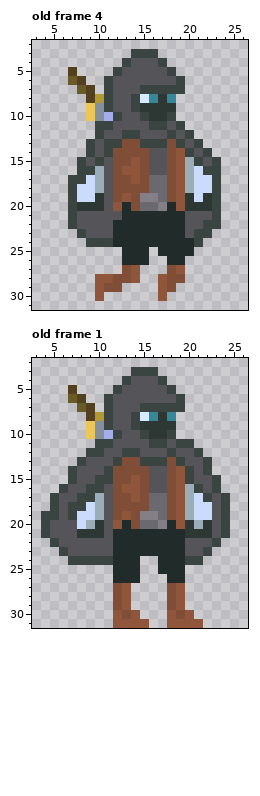
Two versions of one pixel-art file, 2D Game/Assets/Sprites/Player/NewPlayer/Adventurer-Jump.aseprite. This is how it looked before the edit.
32x32 pixels, 7 frames. Pixels under 10% opacity are left out. Colours within 5 levels of each other are drawn and written as one. Shown: old frame 4: x 3..26, y 2..31; old frame 1: x 3..26, y 2..31. The commit also changed other frames, which this record leaves out.
The result:
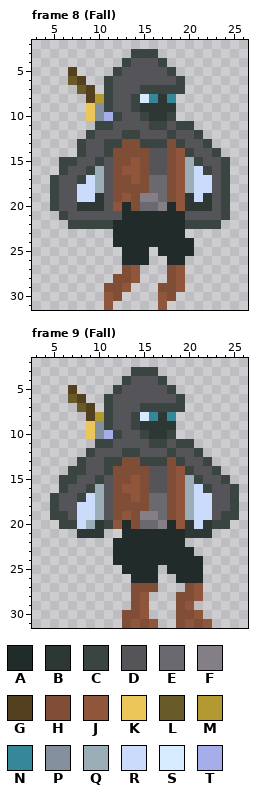
Palette (. is transparent): A #212b2a  B #2d3835  C #3a4542  D #555459  E #6b6970  F #847e87  G #52401e  H #804d36  J #8f563b  K #ebc659  L #695b27  M #b39932  N #368899  P #85909f  Q #9badb7  R #cbdbfc  S #d6ebff  T #a5aeea
A new or re-ordered frame is compared with the old frame closest to it.
What changed:
frames 7 -> 12
Changed rows in their new state; - is an unchanged pixel.
Frame 8 (Fall) is new; against old frame 4:
first column x 5:
11 ---------------C----
12 ----CD---------DC---
13 ---CD-----------DC--
14 ---CD------------DC-
15 -CCD--------------DC
16 -CDD--------------DC
17 CDD---------------DC
18 CDD---------------DC
19 CDD---------------DC
20 CDD---------------DC
21 -CD---------------DC
22 ---CCCC--------CC---
23 ---....--------...--
24 ----...---------.---
first column x 10:
28 ..-----.-J
29 .--J---H-J
30 .JH-----H-
31 -J-----J--
Frame 9 (Fall) is new; against old frame 1:
first column x 4:
12 ------D---------------
13 -------C--------------
14 ----C-------------DC--
15 --C----D--------QC-DC-
16 ------Q----------RCDDC
17 -----R------------R-DC
18 ---DR---------------DC
19 .-CD-----------------C
20 ..CC---C---------R-C--
21 ....---..----------..-
22 -.......--------....--
23 --......--------A..---
24 ---.....---AA---AA----
25 --------.--AA.--AA----
26 --------..-AA-.-AA----
27 --------..HHH-..HJ----
28 --------..HJ--.HHJ----
29 --------..HJ--.HJ-----
30 --------.-HJ--.-HJ----
31 --------.H-HJ-.H-HJ---
